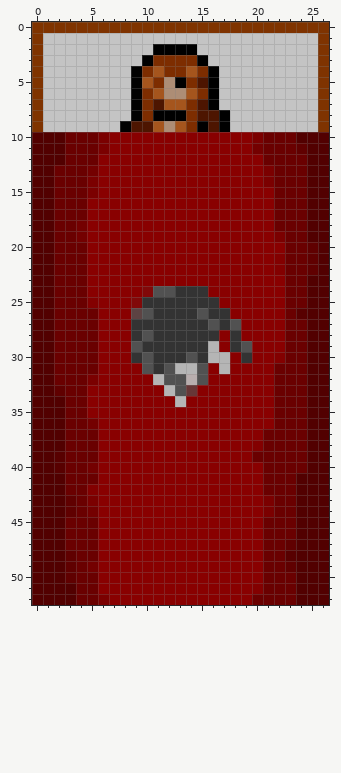
A pixel-art sprite gets an edit: assets/img/sprites/dreamover.png. The picture above is the old version.
The file is 27x53 pixels. Colours within 5 levels of each other are drawn and written as one.
After the commit:
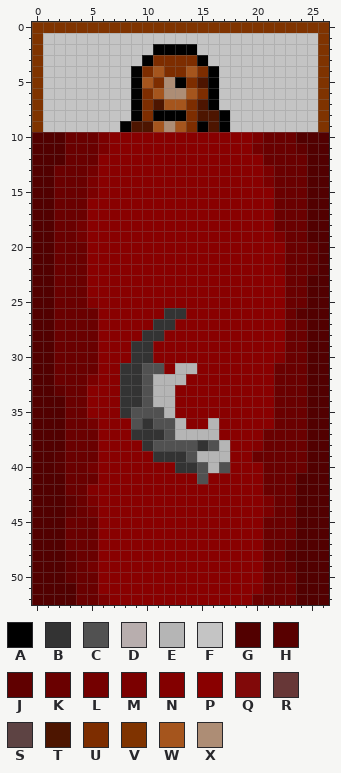
Palette (. is transparent): A #000000  B #333333  C #515151  D #b8aeae  E #b5b5b5  F #c4c4c4  G #520000  H #580000  J #600000  K #6a0000  L #740000  M #7b0000  N #830000  P #890000  Q #810909  R #673737  S #5d4343  T #4d1500  U #7d2d00  V #7f3300  W #a5551d  X #ad8d75
Edits made:
@@ x 6..21 @@
 23 PPPPPPPPPPPPPPPP
-24 PPPPQCCBBBPPPPPP
-25 PPPQBBBBBBBPPPPP
-26 PPPSCBBBBCBBPPPP
-27 PPPBBBBBBBCBCPPP
-28 PPPBCBBBBBBPBPPP
-29 PPPCBBBBBBEPBCPP
-30 PPPBCBBBCBEEPBPP
-31 PPPPCBCEECPEPPPP
-32 PPPPPECCDCPPPPPP
-33 PPPPPPECRPPPPPPP
-34 PPPPPPPEPPPPPPPP
-35 PPPPPPPPPPPPPPPP
-36 PPPPPPPPPPPPPPPP
-37 PPPPPPPPPPPPPPPK
-38 PPPPPPPPPPPPPPNK
-39 PPPPPPPPPPPPPPKK
-40 PPPPPPPPPPPPPPPK
-41 PPPPPPPPPPPPPPPK
+24 PPPPPPPPPPPPPPPP
+25 PPPPPPPPPPPPPPPP
+26 PPPPPPBBPPPPPPPP
+27 PPPPPBBPPPPPPPPP
+28 PPPPBBPPPPPPPPPP
+29 PPPBBPPPPPPPPPPP
+30 PPPBBPPPPPPPPPPP
+31 PPBBCCPEEPPPPPPP
+32 PPBBCEEEPPPPPPPP
+33 PPBBCEEPPPPPPPPP
+34 PPBBCEEPPPPPPPPP
+35 PPBCCCEPPPPPPPPP
+36 PPPCBCCEPPEPPPPP
+37 PPPBBBCEEEEPPPPK
+38 PPPPBCCCCBCEPPNK
+39 PPPPPBBBCEEEPPKK
+40 PPPPPPPBBCECPPPK
+41 PPPPPPPPPCPPPPPK
 42 PPPPPPPPPPPPPPPK
